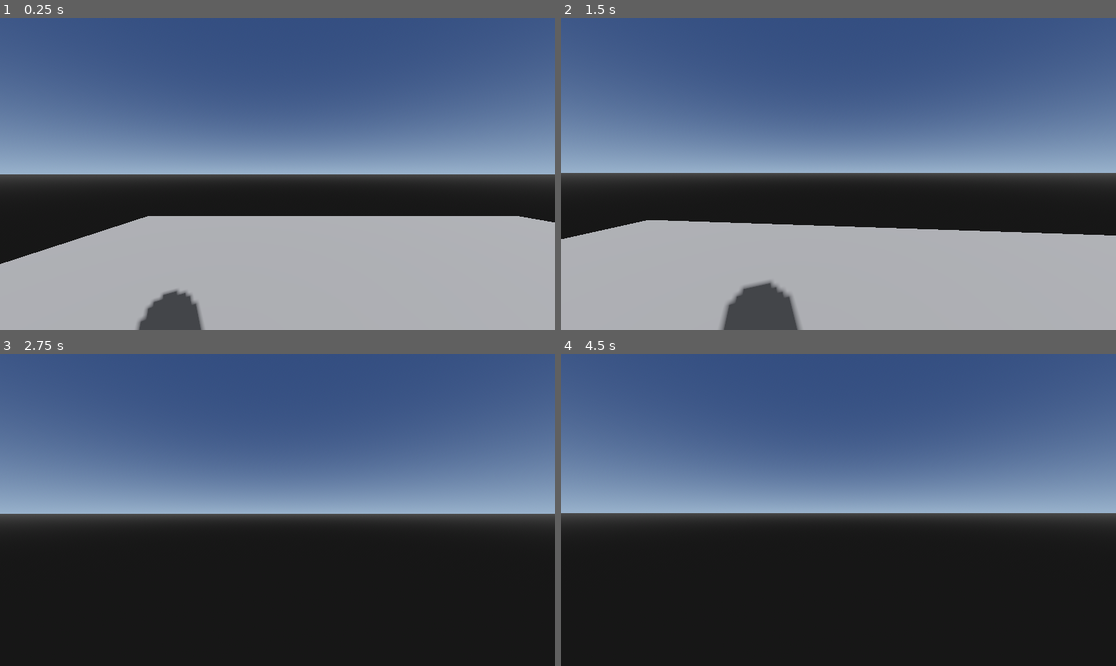
Above: before the commit, frames 1-4 (two rows, left to right).
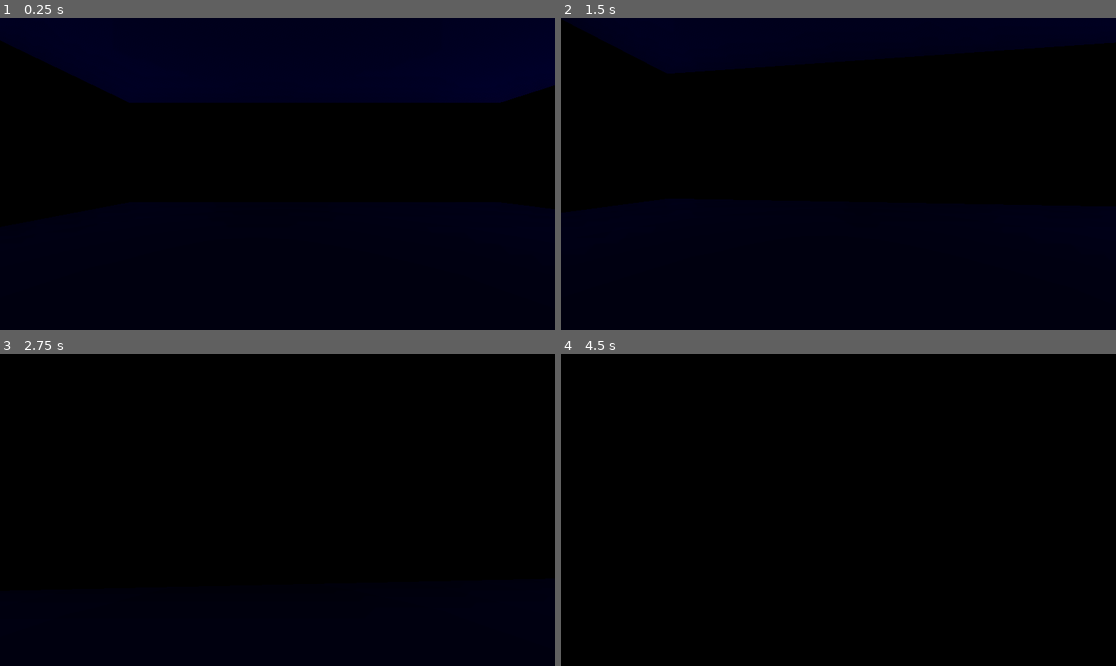
Above: after the commit, the same moments.

Repository: AbstractMelon/GGJ-2026
Game: Godot game, scene res://scenes/game.tscn
Two runs of this game, one before a commit and one after it. Both use one fixed random seed, a clock stepped at 60 frames per second and the inputs below. This scene is started directly instead of the project's main scene.
Inputs (mouse positions are in pixels of both pictures, inside the frame that each line leads up to):
- Up to frame 1 (0.25 s): no input
- Up to frame 2 (1.5 s): move the mouse to (866, 174) at 0.52 s; hold W (move_forward) from 0.53 s (still down); move the mouse to (810, 174) at 1.27 s
- Up to frame 3 (2.75 s): keep holding W (move_forward); move the mouse to (288, 503) at 2.02 s
- Up to frame 4 (4.5 s): keep holding W (move_forward); move the mouse to (832, 516) at 2.77 s; tap Enter at 3.5 s; move the mouse to (877, 513) at 3.52 s; tap Space at 4.25 s; move the mouse to (794, 506) at 4.27 s

The runs differ from the first frame. In frame 1, 93% of the frame differs, in the area x 0-100%, y 0-100%; in frame 2, 91%; in frame 3, 60%; in frame 4, 60%.

Commit message:
Update game scene

Diff:
--- a/scenes/game.tscn
+++ b/scenes/game.tscn
@@ -1,12 +1,12 @@
-[gd_scene load_steps=6 format=3 uid="uid://dbjc24t0legjp"]
+[gd_scene load_steps=11 format=3 uid="uid://dbjc24t0legjp"]
 
-[ext_resource type="Script" path="res://scripts/game.gd" id="1_game"]
+[ext_resource type="Script" uid="uid://80kfrand5d44" path="res://scripts/game.gd" id="1_game"]
 
 [sub_resource type="ProceduralSkyMaterial" id="ProceduralSkyMaterial_1"]
-sky_top_color = Color(0.2, 0.3, 0.5, 1)
-sky_horizon_color = Color(0.6, 0.7, 0.8, 1)
-ground_bottom_color = Color(0.1, 0.1, 0.1, 1)
-ground_horizon_color = Color(0.3, 0.3, 0.3, 1)
+sky_top_color = Color(0.02, 0.01, 0.08, 1)
+sky_horizon_color = Color(0.1, 0.05, 0.2, 1)
+ground_bottom_color = Color(0.02, 0.02, 0.05, 1)
+ground_horizon_color = Color(0.05, 0.02, 0.1, 1)
 
 [sub_resource type="Sky" id="Sky_1"]
 sky_material = SubResource("ProceduralSkyMaterial_1")
@@ -15,13 +15,47 @@
 background_mode = 2
 sky = SubResource("Sky_1")
 ambient_light_source = 2
-ambient_light_color = Color(0.5, 0.5, 0.5, 1)
+ambient_light_color = Color(0.15, 0.1, 0.25, 1)
+ambient_light_energy = 0.3
+tonemap_mode = 2
+tonemap_exposure = 1.2
+glow_enabled = true
+glow_intensity = 1.5
+glow_strength = 1.2
+glow_bloom = 0.3
+glow_blend_mode = 0
+glow_hdr_threshold = 0.8
+volumetric_fog_enabled = true
+volumetric_fog_density = 0.02
+volumetric_fog_albedo = Color(0.3, 0.2, 0.5, 1)
+volumetric_fog_emission = Color(0.1, 0.05, 0.2, 1)
+volumetric_fog_emission_energy = 0.5
 
 [sub_resource type="BoxShape3D" id="BoxShape3D_floor"]
-size = Vector3(20, 0.1, 20)
+size = Vector3(30, 0.1, 30)
+
+[sub_resource type="StandardMaterial3D" id="StandardMaterial3D_floor"]
+albedo_color = Color(0.05, 0.05, 0.1, 1)
+metallic = 0.9
+roughness = 0.1
+emission_enabled = true
+emission = Color(0.1, 0.05, 0.2, 1)
+emission_energy_multiplier = 0.3
 
 [sub_resource type="PlaneMesh" id="PlaneMesh_1"]
-size = Vector2(20, 20)
+material = SubResource("StandardMaterial3D_floor")
+size = Vector2(30, 30)
+
+[sub_resource type="BoxMesh" id="BoxMesh_wall"]
+size = Vector3(30, 8, 0.2)
+
+[sub_resource type="StandardMaterial3D" id="StandardMaterial3D_wall"]
+albedo_color = Color(0.02, 0.02, 0.05, 1)
+metallic = 0.7
+roughness = 0.3
+
+[sub_resource type="BoxShape3D" id="BoxShape3D_wall"]
+size = Vector3(30, 8, 0.2)
 
 [node name="Game" type="Node3D"]
 script = ExtResource("1_game")
@@ -39,10 +73,6 @@
 [node name="WorldEnvironment" type="WorldEnvironment" parent="."]
 environment = SubResource("Environment_1")
 
-[node name="DirectionalLight3D" type="DirectionalLight3D" parent="."]
-transform = Transform3D(0.866025, -0.25, 0.433013, 0, 0.866025, 0.5, -0.5, -0.433013, 0.75, 0, 10, 0)
-shadow_enabled = true
-
 [node name="Floor" type="StaticBody3D" parent="."]
 
 [node name="CollisionShape3D" type="CollisionShape3D" parent="Floor"]
@@ -50,3 +80,45 @@
 
 [node name="MeshInstance3D" type="MeshInstance3D" parent="Floor"]
 mesh = SubResource("PlaneMesh_1")
+
+[node name="Walls" type="Node3D" parent="."]
+
+[node name="WallBack" type="StaticBody3D" parent="Walls"]
+transform = Transform3D(1, 0, 0, 0, 1, 0, 0, 0, 1, 0, 4, -15)
+
+[node name="MeshInstance3D" type="MeshInstance3D" parent="Walls/WallBack"]
+mesh = SubResource("BoxMesh_wall")
+surface_material_override/0 = SubResource("StandardMaterial3D_wall")
+
+[node name="CollisionShape3D" type="CollisionShape3D" parent="Walls/WallBack"]
+shape = SubResource("BoxShape3D_wall")
+
+[node name="WallFront" type="StaticBody3D" parent="Walls"]
+transform = Transform3D(1, 0, 0, 0, 1, 0, 0, 0, 1, 0, 4, 15)
+
+[node name="MeshInstance3D" type="MeshInstance3D" parent="Walls/WallFront"]
+mesh = SubResource("BoxMesh_wall")
+surface_material_override/0 = SubResource("StandardMaterial3D_wall")
+
+[node name="CollisionShape3D" type="CollisionShape3D" parent="Walls/WallFront"]
+shape = SubResource("BoxShape3D_wall")
+
+[node name="WallLeft" type="StaticBody3D" parent="Walls"]
+transform = Transform3D(0, 0, 1, 0, 1, 0, -1, 0, 0, -15, 4, 0)
+
+[node name="MeshInstance3D" type="MeshInstance3D" parent="Walls/WallLeft"]
+mesh = SubResource("BoxMesh_wall")
+surface_material_override/0 = SubResource("StandardMaterial3D_wall")
+
+[node name="CollisionShape3D" type="CollisionShape3D" parent="Walls/WallLeft"]
+shape = SubResource("BoxShape3D_wall")
+
+[node name="WallRight" type="StaticBody3D" parent="Walls"]
+transform = Transform3D(0, 0, 1, 0, 1, 0, -1, 0, 0, 15, 4, 0)
+
+[node name="MeshInstance3D" type="MeshInstance3D" parent="Walls/WallRight"]
+mesh = SubResource("BoxMesh_wall")
+surface_material_override/0 = SubResource("StandardMaterial3D_wall")
+
+[node name="CollisionShape3D" type="CollisionShape3D" parent="Walls/WallRight"]
+shape = SubResource("BoxShape3D_wall")
